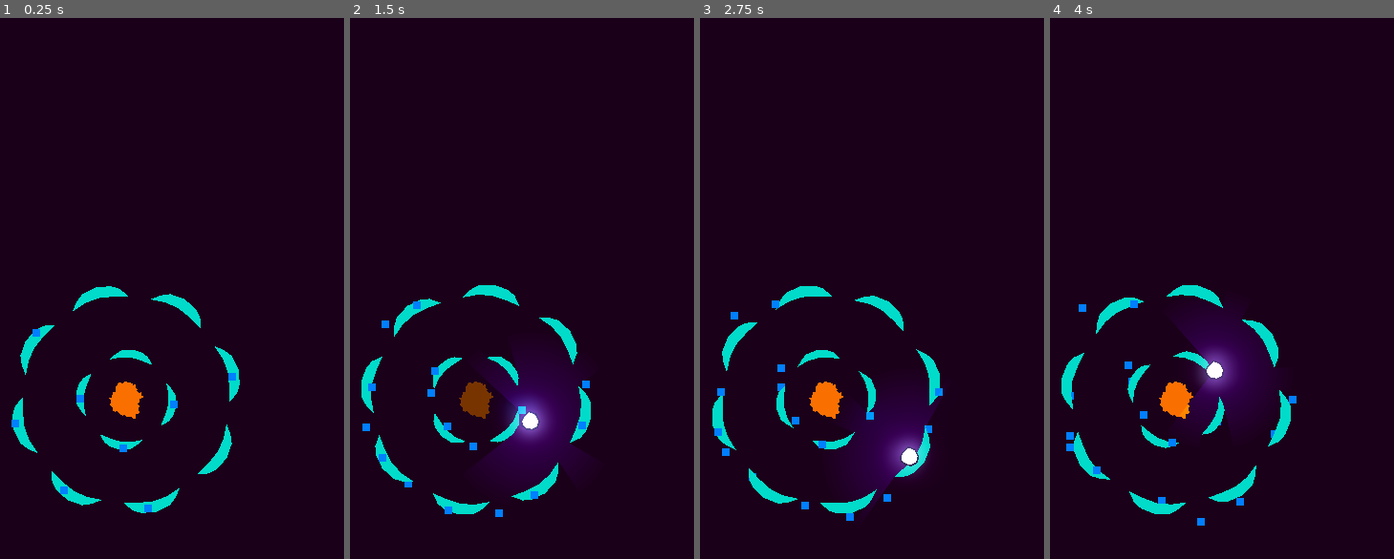
Above: before the commit, frames 1-4 (left to right).
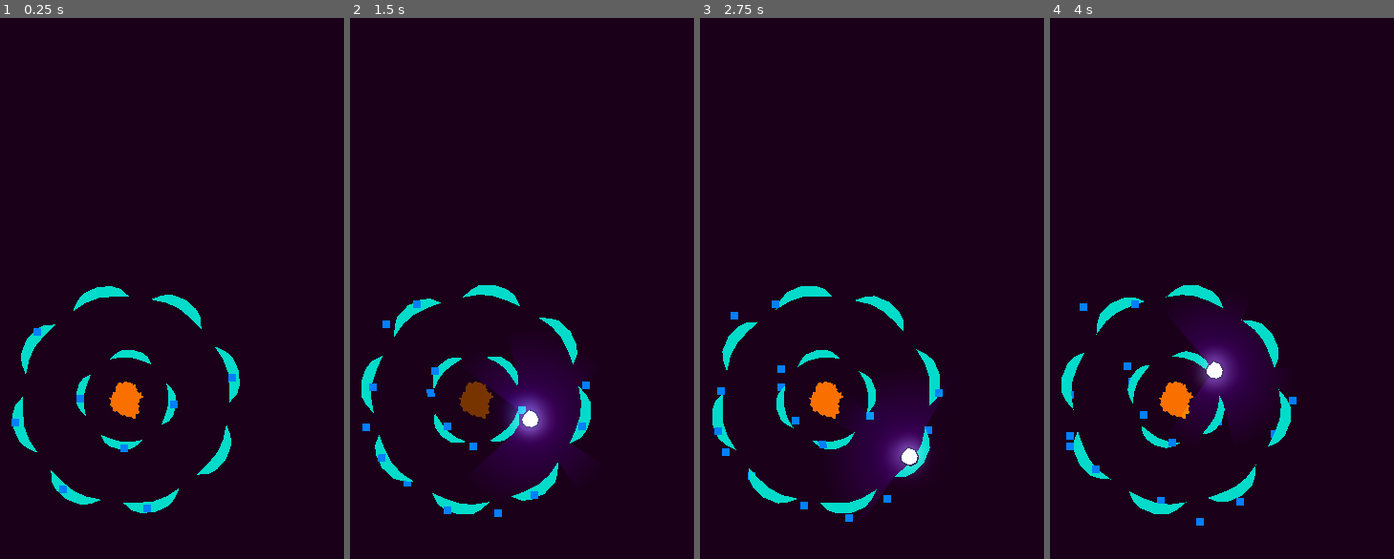
Above: after the commit, the same moments.

Repository: CatsAreCuteAndFast/Tower-Defense-Skilled
Game: Godot game, scene res://scenes/levels/main.tscn
Two runs of this game, one before a commit and one after it. Both use one fixed random seed, a clock stepped at 60 frames per second and the inputs below.
Inputs (mouse positions are in pixels of both pictures, inside the frame that each line leads up to):
- Up to frame 1 (0.25 s): no input
- Up to frame 2 (1.5 s): hold D (right) 0.53-1.28 s; click (477, 402) at 0.6 s; move the mouse to (525, 402) at 1.27 s; hold S (down) from 1.28 s (still down); click (525, 402) at 1.35 s
- Up to frame 3 (2.75 s): move the mouse to (872, 234) at 2.02 s; release S (down) at 2.03 s; hold D (right) from 2.03 s (still down); click (872, 234) at 2.1 s
- Up to frame 4 (4 s): move the mouse to (1153, 553) at 2.77 s; release D (right) at 2.78 s; hold W (up) 2.78-3.53 s; click (1153, 553) at 2.85 s; move the mouse to (1314, 515) at 3.52 s; hold A (left) from 3.53 s (still down); click (1314, 515) at 3.6 s

The runs differ from the first frame. In frame 1, 0.2% of the frame differs, in the area x 3-70%, y 49-92%; in frame 2, 0.3%, in the area x 3-70%, y 49-93%; in frame 3, 0.1%; in frame 4, 0.2%.

Commit message:
Added enemy destruction

Diff:
--- a/project.godot
+++ b/project.godot
@@ -66,6 +66,10 @@
 
 pointing/emulate_touch_from_mouse=true
 
+[physics]
+
+common/physics_interpolation=true
+
 [rendering]
 
 renderer/rendering_method="mobile"
--- a/scenes/enemy.tscn
+++ b/scenes/enemy.tscn
@@ -1,19 +1,22 @@
-[gd_scene load_steps=12 format=3 uid="uid://bb7c6xbgn80h6"]
+[gd_scene load_steps=16 format=3 uid="uid://bb7c6xbgn80h6"]
 
 [ext_resource type="Script" path="res://scripts/enemy.gd" id="1_rtq3q"]
+[ext_resource type="Script" path="res://scripts/states/state_machine.gd" id="2_nccqr"]
+[ext_resource type="Script" path="res://scripts/states/enemy_states/red_enemy.gd" id="3_y7t12"]
+[ext_resource type="Script" path="res://scripts/states/enemy_states/green_enemy.gd" id="4_syov3"]
 
 [sub_resource type="Gradient" id="Gradient_gc70i"]
 offsets = PackedFloat32Array(0, 0.64, 1)
 colors = PackedColorArray(1, 1, 1, 1, 6.49765e-06, 0.891697, 0.121509, 0.654902, 0, 1, 0, 0)
 
-[sub_resource type="GradientTexture1D" id="GradientTexture1D_yk70x"]
+[sub_resource type="GradientTexture1D" id="GradientTexture1D_vf0nw"]
 gradient = SubResource("Gradient_gc70i")
 
 [sub_resource type="Curve" id="Curve_ulhlp"]
 _data = [Vector2(0, 1), 0.0, 0.0, 0, 0, Vector2(1, 0.428571), 0.0, 0.0, 0, 0]
 point_count = 2
 
-[sub_resource type="CurveTexture" id="CurveTexture_cai2p"]
+[sub_resource type="CurveTexture" id="CurveTexture_lgohp"]
 curve = SubResource("Curve_ulhlp")
 
 [sub_resource type="ParticleProcessMaterial" id="ParticleProcessMaterial_khhj2"]
@@ -54,13 +57,16 @@
 scale_curve = SubResource("CurveTexture_o7xcs")
 color_ramp = SubResource("GradientTexture1D_6t81u")
 
+[sub_resource type="CircleShape2D" id="CircleShape2D_8qryy"]
+radius = 30.0
+
 [node name="Enemy" type="Node2D"]
-rotation = 0.523599
 script = ExtResource("1_rtq3q")
 
 [node name="Polygon2D" type="Polygon2D" parent="."]
 self_modulate = Color(10, 10, 10, 1)
 position = Vector2(0, 800)
+antialiased = true
 polygon = PackedVector2Array(0, -20, 20, 0, 0, 20, -20, 0)
 
 [node name="GreenExplosion" type="GPUParticles2D" parent="Polygon2D"]
@@ -84,3 +90,21 @@
 explosiveness = 1.0
 fixed_fps = 0
 draw_order = 0
+
+[node name="Area2D" type="Area2D" parent="Polygon2D"]
+
+[node name="CollisionShape2D" type="CollisionShape2D" parent="Polygon2D/Area2D"]
+shape = SubResource("CircleShape2D_8qryy")
+
+[node name="StateMachine" type="Node2D" parent="." node_paths=PackedStringArray("initial_state")]
+script = ExtResource("2_nccqr")
+initial_state = NodePath("RedEnemy")
+
+[node name="RedEnemy" type="Node2D" parent="StateMachine"]
+script = ExtResource("3_y7t12")
+
+[node name="GreenEnemy" type="Node2D" parent="StateMachine"]
+script = ExtResource("4_syov3")
+
+[connection signal="body_entered" from="Polygon2D/Area2D" to="StateMachine/RedEnemy" method="_on_area_2d_body_entered"]
+[connection signal="body_entered" from="Polygon2D/Area2D" to="StateMachine/GreenEnemy" method="_on_area_2d_body_entered"]
--- a/scenes/player.tscn
+++ b/scenes/player.tscn
@@ -22,6 +22,31 @@
 
 [sub_resource type="CircleShape2D" id="CircleShape2D_mje4n"]
 radius = 150.0
+
+[sub_resource type="Gradient" id="Gradient_brb1c"]
+colors = PackedColorArray(100, 100, 100, 1, 0, 0, 0, 0)
+
+[sub_resource type="GradientTexture1D" id="GradientTexture1D_dfo1e"]
+gradient = SubResource("Gradient_brb1c")
+
+[sub_resource type="Curve" id="Curve_dvwlg"]
+_data = [Vector2(0, 1), 0.0, 0.0, 0, 0, Vector2(1, 0.428571), 0.0, 0.0, 0, 0]
+point_count = 2
+
+[sub_resource type="CurveTexture" id="CurveTexture_nu715"]
+curve = SubResource("Curve_dvwlg")
+
+[sub_resource type="ParticleProcessMaterial" id="ParticleProcessMaterial_fhyaf"]
+particle_flag_disable_z = true
+angle_max = 180.0
+spread = 180.0
+initial_velocity_min = 900.0
+initial_velocity_max = 1200.0
+gravity = Vector3(0, 0, 0)
+scale_min = 7.0
+scale_max = 14.0
+scale_curve = SubResource("CurveTexture_nu715")
+color_ramp = SubResource("GradientTexture1D_dfo1e")
 
 [node name="player" type="CharacterBody2D" groups=["players"]]
 scale = Vector2(0.3, 0.3)
@@ -59,6 +84,18 @@
 position = Vector2(-5, 0)
 polygon = PackedVector2Array(1, -36, 28, -25, 41, 2, 34, 27, 14, 37, -9, 34, -26, 21, -30, 2, -20, -17)
 
+[node name="PlayerExplosion" type="GPUParticles2D" parent="Shape/Polygon2D"]
+self_modulate = Color(100, 100, 100, 1)
+emitting = false
+amount = 20
+process_material = SubResource("ParticleProcessMaterial_fhyaf")
+lifetime = 0.5
+one_shot = true
+speed_scale = 2.0
+explosiveness = 1.0
+fixed_fps = 0
+draw_order = 0
+
 [node name="StateMachine" type="Node2D" parent="." node_paths=PackedStringArray("initial_state")]
 script = ExtResource("2_y3oum")
 initial_state = NodePath("Focused")
--- a/scripts/enemy.gd
+++ b/scripts/enemy.gd
@@ -3,9 +3,9 @@
 @onready var sprite: Polygon2D = $Polygon2D
 @onready var green_explosion: GPUParticles2D = $Polygon2D/GreenExplosion
 @onready var red_explosion: GPUParticles2D = $Polygon2D/RedExplosion
+@onready var state_machine: StateMachine = $StateMachine
 
 @export var transform_radius = 450.0
-@export var destroy_radius = 200.0
 @export var move_speed = 50.0
 @export var transform_time = 1.0
 
@@ -22,6 +22,9 @@
 
 # Called when the node enters the scene tree for the first time.
 func _ready() -> void:
+	transform_particle = red_explosion
+	transform_modulate = Color(10, 0, 0, 1)
+
 	var rotation_value = randi_range(-30, 30)
 	rotation_value = rotation_value + 180 if randi() % 2 == 0 else rotation_value
 	rotation = deg_to_rad(rotation_value)
@@ -34,9 +37,6 @@
 	if sprite.position.y < transform_radius:
 		random_transform()
 
-	if sprite.position.y < destroy_radius:
-		_on_destruction()
-
 func random_transform():
 	if transformed:
 		return
@@ -47,23 +47,32 @@
 	if transform_color == "red":
 		transform_particle = red_explosion
 		transform_modulate = Color(10, 0, 0, 1)
+		state_machine.change_state("RedEnemy")
 	else:
 		transform_particle = green_explosion
 		transform_modulate = Color(0, 10, 0, 1)
+		state_machine.change_state("GreenEnemy")
 
 	transform_tween = create_tween()
 	transform_tween.tween_property(sprite, "self_modulate", transform_modulate, transform_time).set_ease(Tween.EASE_IN_OUT).set_trans(Tween.TRANS_SINE)
 	await get_tree().create_timer(transform_time / 2).timeout
 	transform_particle.emitting = true
 
-func _on_destruction():
+func destroy(violent : bool):
 	if destroyed:
 		return
 
 	destroyed = true
 	moving = false
 
-	destroy_tween = create_tween()
-	destroy_tween.tween_property(sprite, "self_modulate", Color(0, 0, 0, 0), 1.0).set_ease(Tween.EASE_IN_OUT).set_trans(Tween.TRANS_SINE)
-	await destroy_tween.finished
-	queue_free()
+	if not violent:
+		destroy_tween = create_tween()
+		destroy_tween.tween_property(sprite, "self_modulate", Color(0, 0, 0, 0), 1.0).set_ease(Tween.EASE_IN_OUT).set_trans(Tween.TRANS_SINE)
+		await destroy_tween.finished
+		queue_free()
+	elif violent:
+		sprite.self_modulate = Color(0, 0, 0, 0)
+		transform_particle.emitting = true
+		transform_particle.speed_scale = 2
+		await transform_particle.finished
+		queue_free()
--- a/scripts/player.gd
+++ b/scripts/player.gd
@@ -7,9 +7,14 @@
 @onready var area_2d: Area2D = $Area2D
 @onready var collision_shape_2d: CollisionShape2D = $CollisionShape2D
 @onready var state_machine: StateMachine = $StateMachine
+@onready var player_explosion: GPUParticles2D = $Shape/Polygon2D/PlayerExplosion
+@onready var polygon_2d_2: Polygon2D = $Shape/Node2D/Polygon2D2
+@onready var polygon_2d: Polygon2D = $Shape/Polygon2D
 
 var focused = true
 var mouse_hovered = false
+
+var destroy_tween : Tween
 
 func _ready() -> void:
 	GameEvents.player_switch_requested.connect(_on_player_switch)
@@ -43,3 +48,19 @@
 	elif focused:
 		focused = false
 		state_machine.change_state("NotFocused")
+
+func destroy(violent : bool):
+	if violent:
+		point_light.color = Color(0, 0, 0, 0)
+		polygon_2d.self_modulate = Color(0, 0, 0, 0)
+		polygon_2d_2.modulate = Color(0, 0, 0, 0)
+		player_explosion.emitting = true
+		await player_explosion.finished
+		queue_free()
+	elif not violent:
+		destroy_tween = create_tween().set_parallel(true)
+		destroy_tween.tween_property(point_light, "color", Color(0, 0, 0, 0), 1.0)
+		destroy_tween.tween_property(polygon_2d, "self_modulate", Color(0, 0, 0, 0), 1.0)
+		destroy_tween.tween_property(polygon_2d_2, "modulate", Color(0, 0, 0, 0), 1.0)
+		await destroy_tween.finished
+		queue_free()
--- /dev/null
+++ b/scripts/states/enemy_states/green_enemy.gd
@@ -0,0 +1,29 @@
+extends State
+class_name GreenEnemy
+
+@onready var enemy: Node2D = $"../.."
+@onready var sprite: Polygon2D = $"../../Polygon2D"
+
+@export var destroy_radius = 200.0
+
+var running = false
+
+func Enter():
+	running = true
+
+func Update(delta):
+	if sprite.position.y < destroy_radius:
+		enemy.destroy(false)
+
+func Exit():
+	running = false
+
+func _on_area_2d_body_entered(body: Node2D) -> void:
+	if not running:
+		return
+
+	var players = get_tree().get_nodes_in_group("players")
+
+	if body in players:
+		enemy.destroy(true)
+		body.destroy(true)
--- /dev/null
+++ b/scripts/states/enemy_states/red_enemy.gd
@@ -0,0 +1,29 @@
+extends State
+class_name RedEnemy
+
+@onready var enemy: Node2D = $"../.."
+@onready var sprite: Polygon2D = $"../../Polygon2D"
+
+@export var destroy_radius = 200.0
+
+var running = false
+
+func Enter():
+	running = true
+
+func Update(delta):
+	if sprite.position.y < destroy_radius:
+		enemy.destroy(true)
+
+func Exit():
+	running = false
+
+func _on_area_2d_body_entered(body: Node2D) -> void:
+	if not running:
+		return
+
+	var players = get_tree().get_nodes_in_group("players")
+
+	if body in players:
+		enemy.destroy(false)
+		body.destroy(false)
Not shown: 1 places in scenes/enemy.tscn that only renumber resources
Not shown: 1 places in scenes/player.tscn that only renumber resources
